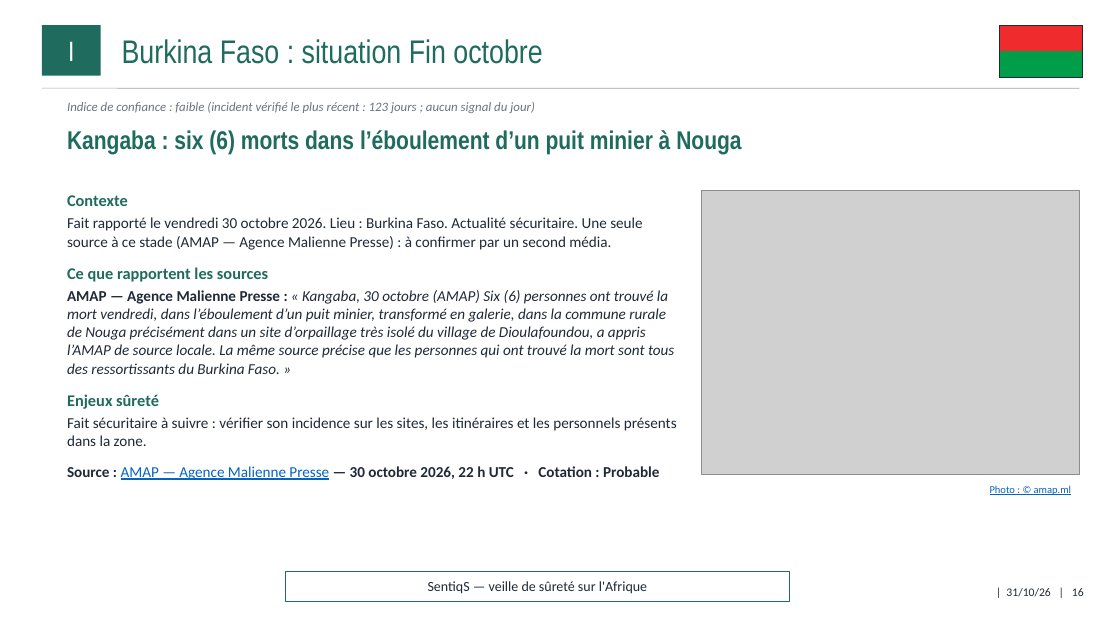
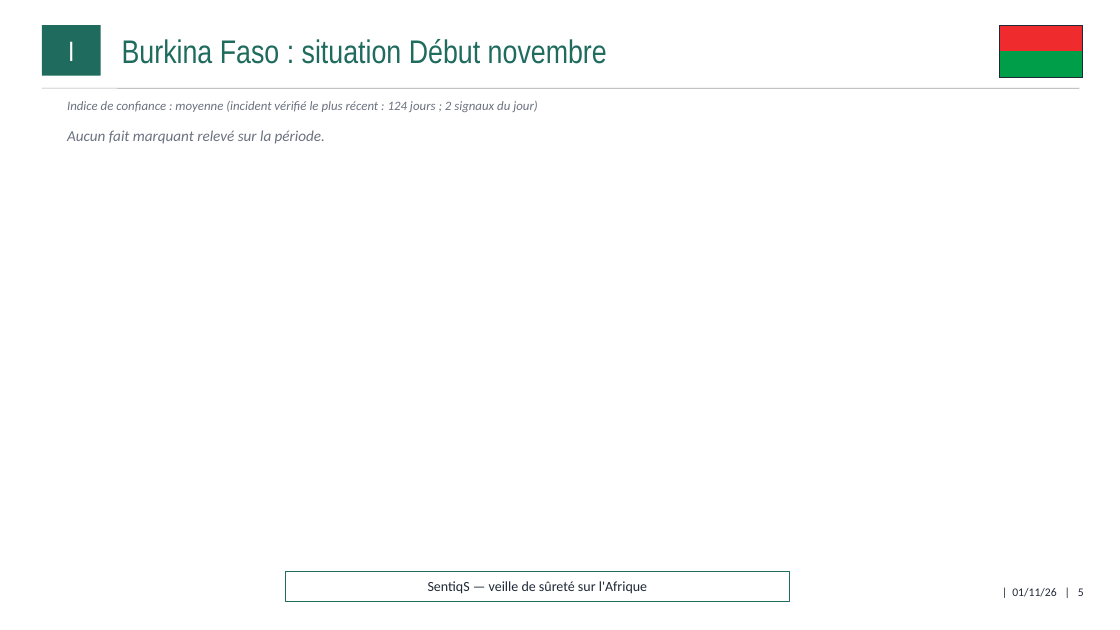
Before and after one commit to ytl1-ops/SentiqS, a slide deck: slide 5 of web/rapports/mensuel/dernier.pptx (slide 16 before the commit). Drawn at 1120x630 pixels with LibreOffice and Linux fonts; fonts in the diff are those of the drawing; grey boxes stand for pictures. Boxes give left, top, right and bottom in pixels: in the first picture for what was removed or moved away, otherwise in the second. Text is boxed around its words. In the diff, an @@ line names an element or a change of style, - is before the commit and + after.

```diff
--- a/web/rapports/mensuel/dernier.pptx
+++ b/web/rapports/mensuel/dernier.pptx
@@ text at (x1=122, y1=39, x2=607, y2=64): text changed @@
-Burkina Faso : situation Fin octobre
+Burkina Faso : situation Début novembre
@@ text at (x1=67, y1=101, x2=538, y2=112): text changed @@
-Indice de confiance : faible (incident vérifié le plus récent : 123 jours ; aucun signal du jour)
+Indice de confiance : moyenne (incident vérifié le plus récent : 124 jours ; 2 signaux du jour)
@@ text removed at (x1=67, y1=130, x2=741, y2=154) @@
-Kangaba : six (6) morts dans l’éboulement d’un puit minier à Nouga
@@ text added at (x1=67, y1=130, x2=325, y2=144), 13 pt, text #6B7280, italic @@
+Aucun fait marquant relevé sur la période.
@@ text removed at (x1=67, y1=195, x2=677, y2=480) @@
-Contexte
-Fait rapporté le vendredi 30 octobre 2026. Lieu : Burkina Faso. Actualité sécuritaire. Une seule source à ce stade (AMAP — Agence Malienne Presse) : à confirmer par un second média.
-Ce que rapportent les sources
-AMAP — Agence Malienne Presse : « Kangaba, 30 octobre (AMAP) Six (6) personnes ont trouvé la mort vendredi, dans l’éboulement d’un puit minier, transformé en galerie, dans la commune rurale de Nouga précisément dans un site d’orpaillage très isolé du village de Dioulafoundou, a appris l’AMAP de source locale. La même source précise que les personnes qui ont trouvé la mort sont tous des ressortissants du Burkina Faso. »
-Enjeux sûreté
-Fait sécuritaire à suivre : vérifier son incidence sur les sites, les itinéraires et les personnels présents dans la zone.
-Source : AMAP — Agence Malienne Presse — 30 octobre 2026, 22 h UTC · Cotation : Probable
@@ picture removed at (x1=702, y1=191, x2=1080, y2=475) @@
@@ text removed at (x1=990, y1=485, x2=1071, y2=495) @@
-Photo : © amap.ml
@@ text at (x1=1012, y1=588, x2=1084, y2=597): text changed @@
-| 31/10/26 | 16
+| 01/11/26 | 5
```
Also in this commit, not shown: 13 other slides changed, 28 slides removed, 14 other files.
